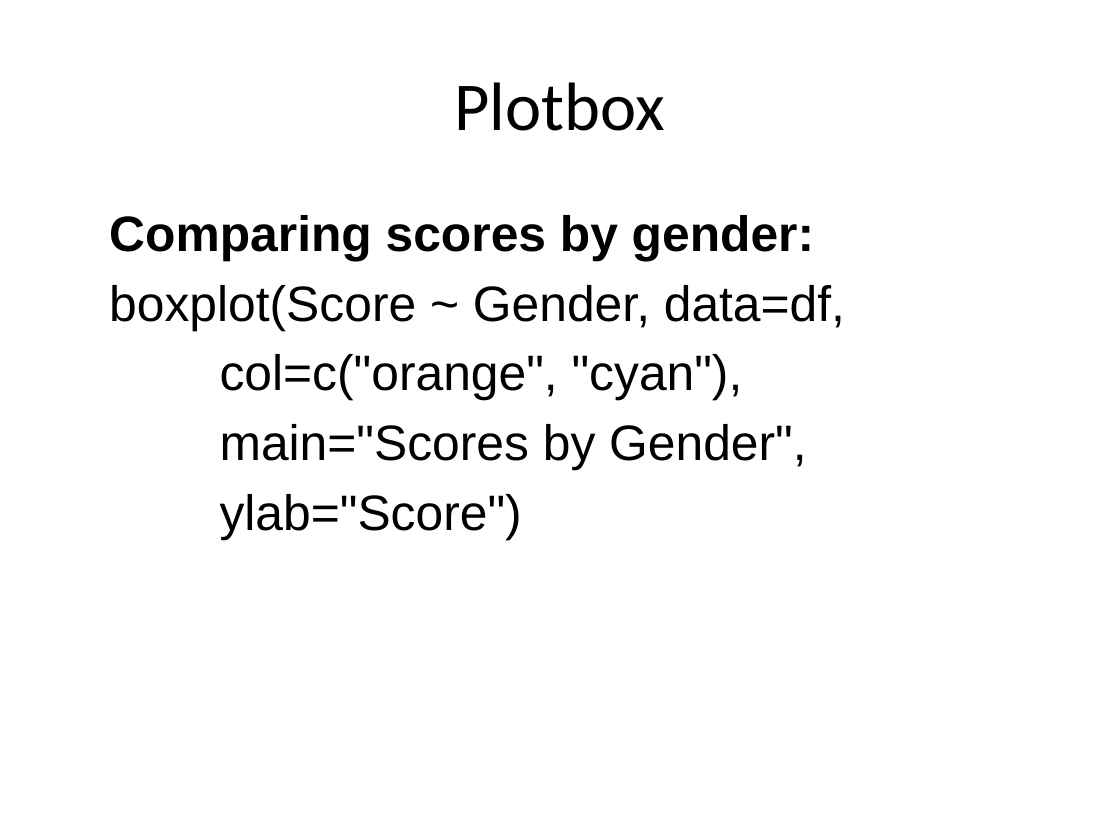
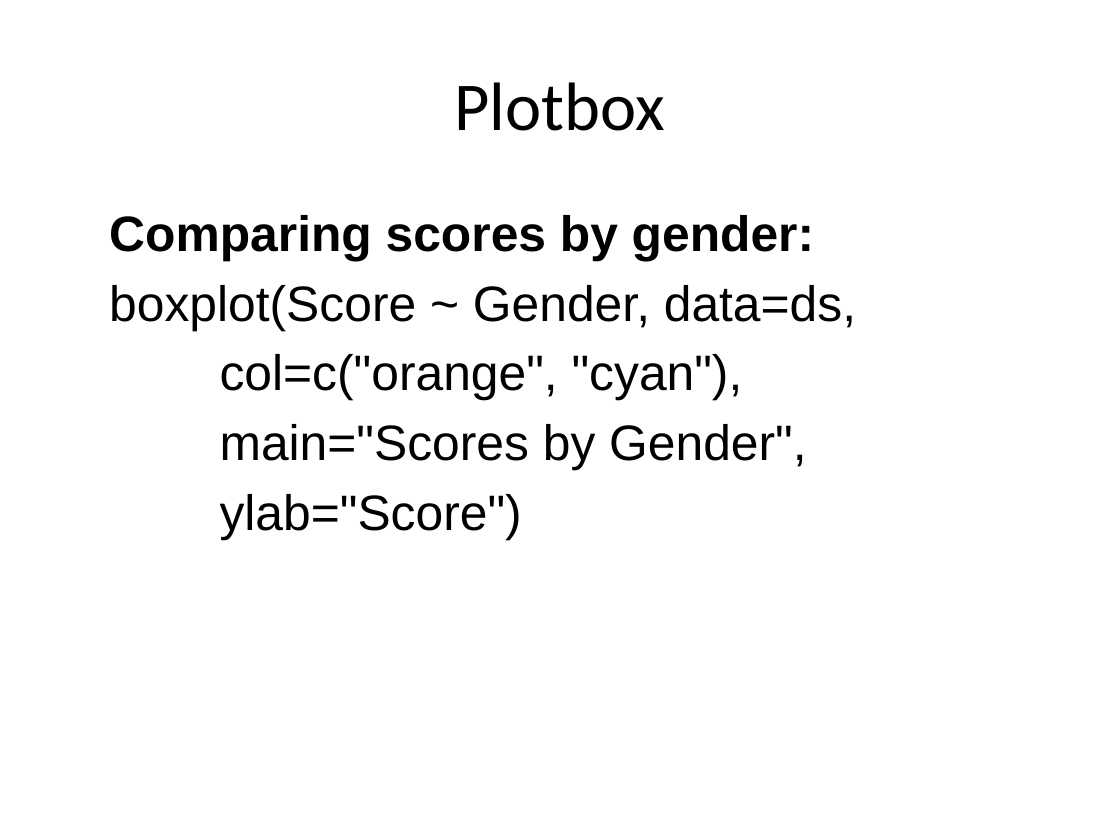
Before and after one commit to lacksinho/r-training-intro-visualization, a slide deck: slide 5 of Visualization_Techniques_with_R.pptx. Drawn at 1120x840 pixels with LibreOffice and Linux fonts; fonts in the diff are those of the drawing. Boxes give left, top, right and bottom in pixels: in the first picture for what was removed or moved away, otherwise in the second. Text is boxed around its words. In the diff, an @@ line names an element or a change of style, - is before the commit and + after.

```diff
--- a/Visualization_Techniques_with_R.pptx
+++ b/Visualization_Techniques_with_R.pptx
@@ text at (109,285,856,331): text changed @@
-boxplot(Score ~ Gender, data=df,
+boxplot(Score ~ Gender, data=ds,
```
Also in this commit, not shown: 7 other slides changed, 1 slide added, 2 slides removed, 2 other files.
